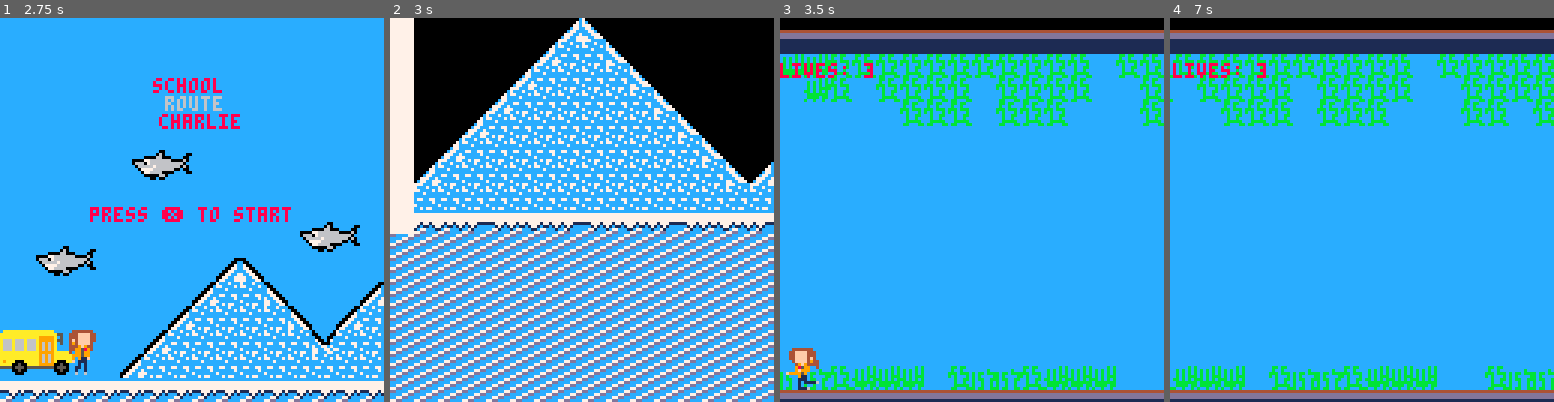
Above: before the commit, frames 1-4 (left to right).
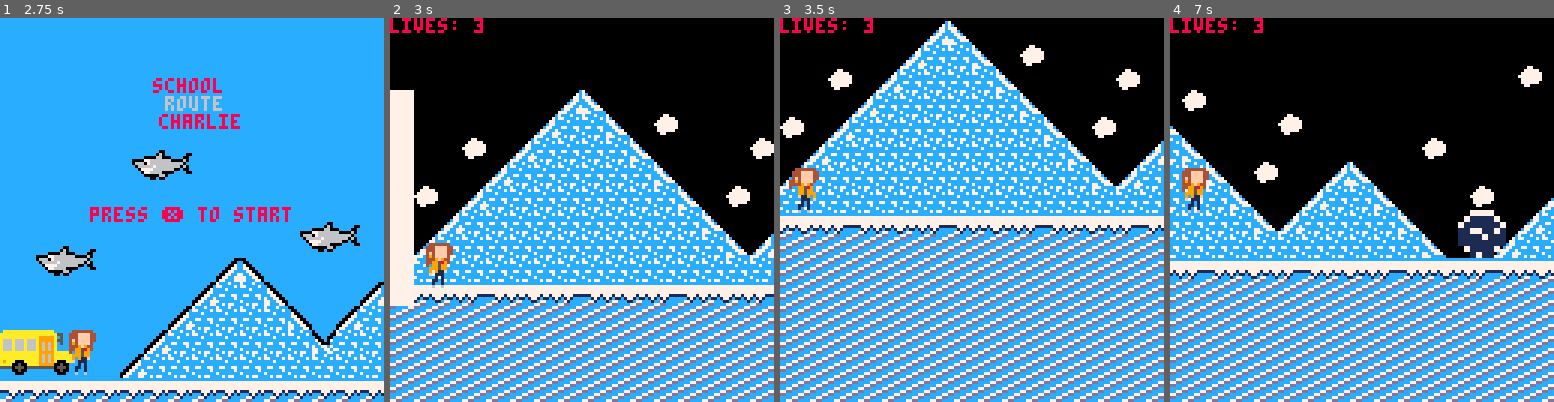
Above: after the commit, the same moments.

Repository: mrbryantguy/School-Route-Charlie
Game: PICO-8 cartridge One Cartidge/srch.p8
Same seed, same stepped clock (60 frames per second), same inputs: the game is played once before the commit and once after it.
Inputs:
- Up to frame 1 (2.75 s): tap X (X key) at 0.33, 1.07, 1.85 s; hold Right 1.6-2.1 s; hold Right from 2.47 s (still down)
- Up to frame 2 (3 s): keep holding Right; tap X (X key) at 2.97 s
- Up to frame 3 (3.5 s): release Right at 3.03 s; hold Left from 3.08 s (still down)
- Up to frame 4 (7 s): release Left at 3.58 s; hold Right 4.02-4.68 s; tap X (X key) at 4.08, 5.2, 6.32 s; hold Left 5.08-5.68 s; hold Right 6.08-6.58 s; hold Right from 6.63 s (still down)

Frame 1 is identical in both runs. In frame 2, 34% of the frame differs, in the area x 0-100%, y 0-75%; in frame 3, 60%; in frame 4, 73%, in the area x 0-100%, y 0-100%.

Commit message:
Big O update
Map renovations , End and Afterlife splashart and a lot of code

Diff:
--- a/One Cartidge/srch.p8
+++ b/One Cartidge/srch.p8
@@ -1,5 +1,5 @@
 pico-8 cartridge // http://www.pico-8.com
-version 34
+version 36
 __lua__
 --init
 
@@ -37,6 +37,27 @@
   landed=false
  }
 
+
+ 	p2={
+		sp=4,
+		x=8,
+		y=flr(180),
+		w=2,
+		h=2,
+  flp=false,
+  dx=0,
+  dy=0,
+  max_dx=2,
+  max_dy=3,
+  acc=0.5,
+  boost=4,
+  anim=0,
+  running=false,
+  jumping=false,
+  falling=false,
+  sliding=false,
+  landed=false
+ }
  ball = {
 
  sp = 10,
@@ -59,6 +80,13 @@
 	cx = 0 -- camera x
 	cy = 0 -- camera y
 
+
+	mx2 = 0
+
+	my2 = 0
+
+	cx2 = 0
+	cy2 = 0
 
 
 	 --grav and fric declariation
@@ -182,7 +211,7 @@
 	--scene to game
 	if btnp(❎) then
 	--was game
-		scene = "game2"
+		scene = "game"
 	end
 
 end  -- end update menu
@@ -692,21 +722,28 @@
 function draw_game2()
 
 cls()
-
-map(mx, my)
-
+map(mx2,my2)
+
+camera(cx2, 140)
 
 -- sprite changed to swiming
 
-
 --print(p.x , p.y , 0 , 26*8)
 
-spr(p.sp, p.x, p.y+187  , p.w, p.h)
-print('lives: '..lives, cx, 155)
-
-
-
-camera(cx, 140)
+spr(p2.sp, p2.x , flr(p2.y) , p2.w, p2.h)
+print('lives: '..lives, cx2, 155)
+
+
+		if collide_map(p2, "up", 1) then
+			print("flag reached", cx2 , 150)
+		end
+
+		print(p2.y , cx2 , 180)
+
+		if collide_map(p2, "down", 1) then
+			print("flag reached", cx2 , 150)
+		end
+
 
 
 
@@ -735,22 +772,28 @@
 -- when scene end is reached
 function draw_end()
 
-	camera(0,0)
- cls()
-
-	print("end of lvl 1" ,30,63, 2)
+
+	cls()
+	map()
+ camera (33*8,48*8)
+
+
+
+	print("why are you late",37*8 ,50*8, 2)
+	print("game over" ,37*8 ,55*8, 2)
 
 end
 
 --gameover
 function draw_gameover()
   cls()
-  camera (0,0)
-  cls()
-
-  print("you died", 30, 63, 2)
-
-  print("press ❎ for restart", 30 , 75 , 2)
+  map()
+  camera (17*8,48*8)
+
+
+  print("you died", 20*8, 50*8, 2)
+
+  print("press ❎ for restart", 21*8 , 60*8 , 2)
 
   --debug print
   --print(scene)
@@ -1003,10 +1046,13 @@
 
 		scene = "game2"
 
+		cls()
+
 		-- setting the value for next
 		-- location of the player
 
 	end
+
 
 end
 
@@ -1028,29 +1074,17 @@
 --player_update2
 function player_update2()
 	--physics
-	p.dy+=gravity*.1
-	p.dx*=friction*.5
-
---	anim_time=0
---	anim_wait=.05
-	--c resets the original sprite
-	--proablly not needed
-	--c = 1
-	-- if time() - anim_time > anim_wait then
- --   p.sp+=6
- --   anim_time = time()
- --   if p.sp > 7  then
- --     p.sp = c
- --   end
- -- end
+	p2.dy+=gravity*.1
+	p2.dx*=friction*.5
+
 
 	--controls
 	if btn(⬅️) then
 
-		p.sp=40--was 3
-		p.dx-=p.acc
-		p.running=true
-		p.flp=true
+		p2.sp=40--was 3
+		p2.dx-=p.acc
+		p2.running=true
+		p2.flp=true
 
 		c = 3
 
@@ -1066,88 +1100,90 @@
      -- p.sp = 1
    -- end
  -- end
-	 p.sp=38
+	 p2.sp=38
 	 c = 1
-		p.dx+=p.acc
-		p.running=true
-		p.flp=false
+		p2.dx+=p.acc
+		p2.running=true
+		p2.flp=false
 
 	end
 
 	--slide
-	if p.running
+	if p2.running
 	and not btn(⬅️)
 	and not btn(➡️)
 	and not p.falling
 	and not p.jumping then
-		p.running=false
-		p.sliding=true
+		p2.running=false
+		p2.sliding=true
 	end
 
 	--jump
-	if btnp(❎)
-	and p.landed then
-		p.sp=8
-		p.dy-=p.boost *.5
-		--p.landed=false
-	end
+	if btnp(❎) then
+		p2.sp=8
+		p2.dy-=p.boost *.5
+		p.landed=false
+	end
+
 
 	-- check collision up and down
-	if p.dy>0 then
+	if p2.dy>0 then
 		p_falling = true
 		p_landed = false
-		p.jumping=false
-
-		if collide_map(p, "down", 0) then
-			p.landed=true
-			p.falling=false
-			p.dy=0
-			p.y-=(p.y+p.h)%8
-		end
-	elseif p.dy<0 then
-		p.jumping=true
-		if collide_map(p, "up", 1) then
-			p.dy=0
+		p2.jumping=false
+
+		if collide_map(p2, "down", 0) then
+			p2.landed=true
+			p2.falling=false
+			p2.dy=0
+			p2.y-=(p2.y+p2.h)%8
+		end
+
+	elseif p2.dy<0 then
+		if collide_map(p2, "up", 1) then
+			p2.y = 154
+			p2.dy = 0
+			p2.jumping = false
 		end
 	end
 
 --check collision left and right
-	if p.dx<0 then
-		if collide_map(p, "left", 1) then
-			p.dx=0
-		end
-	elseif p.dx>0 then
-		if collide_map(p, "right", 1) then
-			p.dx=0
+	if p2.dx<0 then
+		if collide_map(p2, "left", 1) then
+			p2.dx=0
+		end
+	elseif p2.dx>0 then
+		if collide_map(p2, "right", 1) then
+			p2.dx=0
 		end
 	end
 
 	--stop sliding
-	if p.sliding then
-		if abs(p.dx)<.2
-		or p.running then
-			p.dx=0
-			p.sliding=false
+	if p2.sliding then
+		if abs(p2.dx)<.2
+		or p2.running then
+			p2.dx=0
+			p2.sliding=false
 		end
 	end
 
 	--movement
 
-	p.x+=p.dx
-	p.y+=p.dy
-
-	cx = p.x
-	cy = p.y - 39
+	p2.x+=p2.dx
+	p2.y+=p2.dy
+
+	cx2 = p2.x
+	cy2 = p2.y - 39
 
 
 		-- this code detects when
 		-- the flag is reached
 		-- at the end of the code
-	cobj = mget((p.x + 8)/ 8  , p.y / 8 )
+	cobj = mget((p2.x + 8)/ 8  , p2.y / 8 )
 
  if fget(cobj , 2 ) then
 
-		scene = "game3"
+		scene = "end"
 
 		-- setting the value for next
 		-- location of the player
@@ -1284,15 +1320,15 @@
 
 
 __gff__
-0013000000000000000008080000000000000000000000000000080800000000040000000000000000000000000000000400000000000000000000000000000003030303131313131300000000000000030303031313131300000000000000000303030313131313000000000000000003030303131313130000000000000000
+0013000000000000000008080000000000000000000000000000080800000000040400000000000000000000000000000404000000000000000000000000000003030303131313131300000000000000030303031313131300000000000000000303030313131313000000000000000003030303131313130000000000000000
 1010101010101010000000000000000010101010101010100000000000000000101010101010101000000000000000001010101010101010000000000000000000000000000000000000000000000000000000000000000000000000000000000000000000000000000000000000000000000000000000000000000000000000
 __map__
-010000000000000c0d000000000000000000000000000000000000000000000000000000000000000000000000000000000000000000000000000000000c0d0000000000000000000000000000000c0d000000000000000000000000000000000000000000000000000000000000000000000000000000000000000000000000
-0100000000000c0e0e0d00000000000000000000000000000000000000000000000000000000000000000000000000000000000000000000000000000c0e0e0d000000000000000000000000000c0e0e0d0000000000000000000000000000000000000000000000000000000000000000000000000000000000000000000000
-01000000000c0e0e0e0e0d0000000000000000000000000000000000000000000000000000000000000000000000000000000000000000000000000c0e0e0e0e0d00000000000000000000000c0e0e0e0e0d00000000000000000000000000000000000000000000000000000000000000000000000000000000000000000000
-010000000c0e0e0e0e0e0e0d000000000000000000000000000000000c0d00000000000000000000000000000000000000000000000c0d0000000c0e0e0e0e0e0e0d0000000000000000000c0e0e0e0e0e0e0d000000000000000000000000000000000c0d000000000000000000000000000000000000000000000000000000
-0100000c0e0e0e0e0e0e0e0e0d000000000c0d00000000000000000c0e0e0d000000000000000c0d0000000000000000000000000c0e0e0d000c0e0e0e0e0e0e0e0e0d000000000000000c0e0e0e0e0e0e0e0e0d000000000c0d00000000000000000c0e0e0d000000000000000c0d0000000000000000000c0d000000000020
-01000c0e0e0e0e0e0e0e0e0e0e0d00000c0e0e0d0000000000000c0e0e0e0e0d00000000000c0e0e0d000000000000000000000c0e0e0e0e0f0e0e0e0e0e0e0e0e0e0e0d00000000000c0e0e0e0e0e0e0e0e0e0e0d00000c0e0e0d0000000000000c0e0e0e0e0d00000000000c0e0e0d000000000000000c0e0e0d0000000030
+010000000000000c0d000000000000000000000000000000004900000000000000000000000000000000000000000000000000000000000000000000000c0d0000004900000000000000000000000c0d000049000000000000000000000000000000000000000000000000000000000000000000000049000000000000000000
+0100000000000c0e0e0d00490000000000000000000000000000000000000000000049000049000000000000000000000000000000000000004900000c0e0e0d000000000000000000000000000c0e0e0d0000000000000049000000000000000000000000000000000000000000000000000000000000000000000000000049
+01000049000c0e0e0e0e0d0000000049000000000000000000000000000000000000000000000000000000000049000000000049000000000000000c0e0e0e0e0d00000049000000004900000c0e0e0e0e0d00004900000000000000000000490000000000000000490000000000004900000000000000000000000000000000
+010000000c0e0e0e0e0e0e0d000000000000000000490000000000000c0d00000000000000000000000000000000000000000000000c0d0000000c0e0e0e0e0e0e0d0000000000000000000c0e0e0e0e0e0e0d000000000000000000000000000000000c0d000000000000000000000000000000000000000000000049000000
+0149000c0e0e0e0e0e0e0e0e0d004900000c0d00000000000000000c0e0e0d000049000000000c0d0000004900000000000000000c0e0e0d000c0e0e0e0e0e0e0e0e0d000000490000000c0e0e0e0e0e0e0e0e0d000000000c0d00004900000000000c0e0e0d000000004900000c0d0000004900000000000c0d000000000020
+01000c0e0e0e0e0e0e0e0e0e0e0d00000c0e0e0d0000004900000c0e0e0e0e0d00000000000c0e0e0d000000000000490000000c0e0e0e0e0f0e0e0e0e0e0e0e0e0e0e0d00000000000c0e0e0e0e0e0e0e0e0e0e0d00000c0e0e0d0000000000000c0e0e0e0e0d00000000000c0e0e0d000000000000000c0e0e0d0000000030
 010c0e0e0e0e0e0e0e0e0e0e0e0e0d0c0e0e0e0e0d000000000c0e0e0e0e0e0e0d0000000c0e0e0e0e0d000000000000000c0f0e0e0e0e0e0e0e0e0e0e0e0e0e0e0e0e0e0d0000000c0e0e0e0e0e0e0e0e0e0e0e0e0d0c0e0e0e0e0d000000000c0e0e0e0e0e0e0d0000000c0e0e0e0e0d00000000000c0e0e0e0e0d00000030
 010e0e0e0e0e0e0e0e0e0e0e0e0e0e0e0e0e0e0e0e0d00000c0e0e0e0e0e0e0e0e0d000c0e0e0e0e0e0e0d00000c0d000c0e0e0e0e0e0e0e0e0e0e0e0e0e0e0e0e0e0e0e0e0d000c0e0e0e0e0e0e0e0e0e0e0e0e0e0e0e0e0e0e0e0e0d00000c0e0e0e0e0e0e0e0e0d000c0e0e0e0e0e0e0d0000000c0e0e0e0e0e0e0d000030
 0145464744454647444546474445464744454647444546474445464445464744454647444546474445464744454647444546474445464744454647444546474444444444444444444444444444444444444444444444444444444444444444444444444444444444444444444444444444444444444444444444444444444444
Not shown, changed: 71 lines of the sprite sheet (__gfx__) section of One Cartidge/srch.p8
